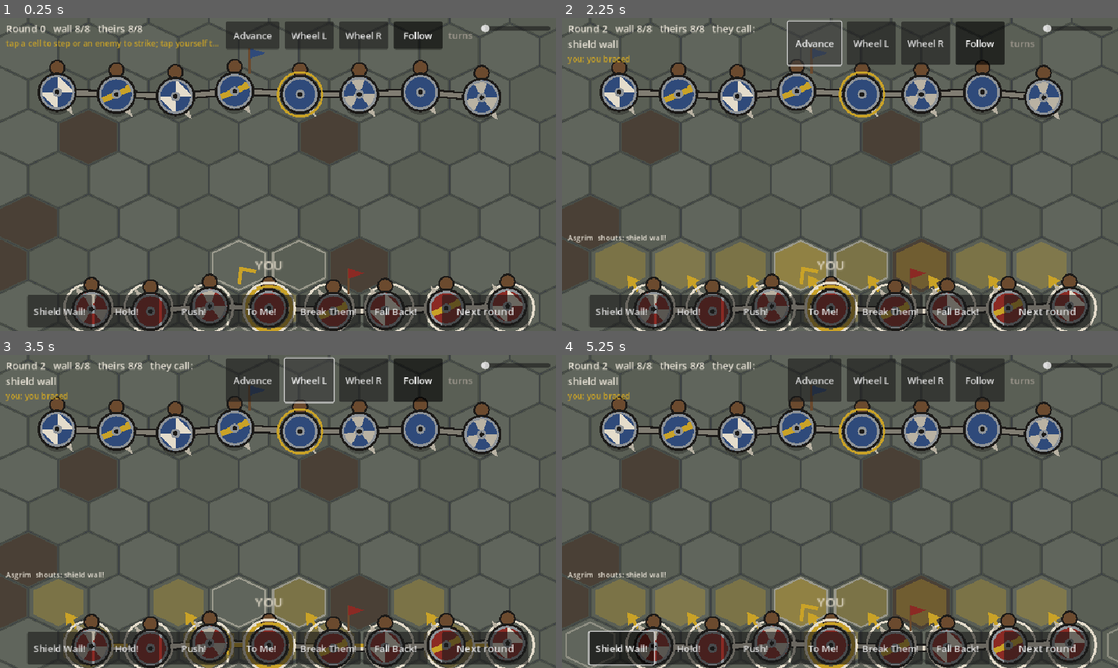
Above: before the commit, frames 1-4 (two rows, left to right).
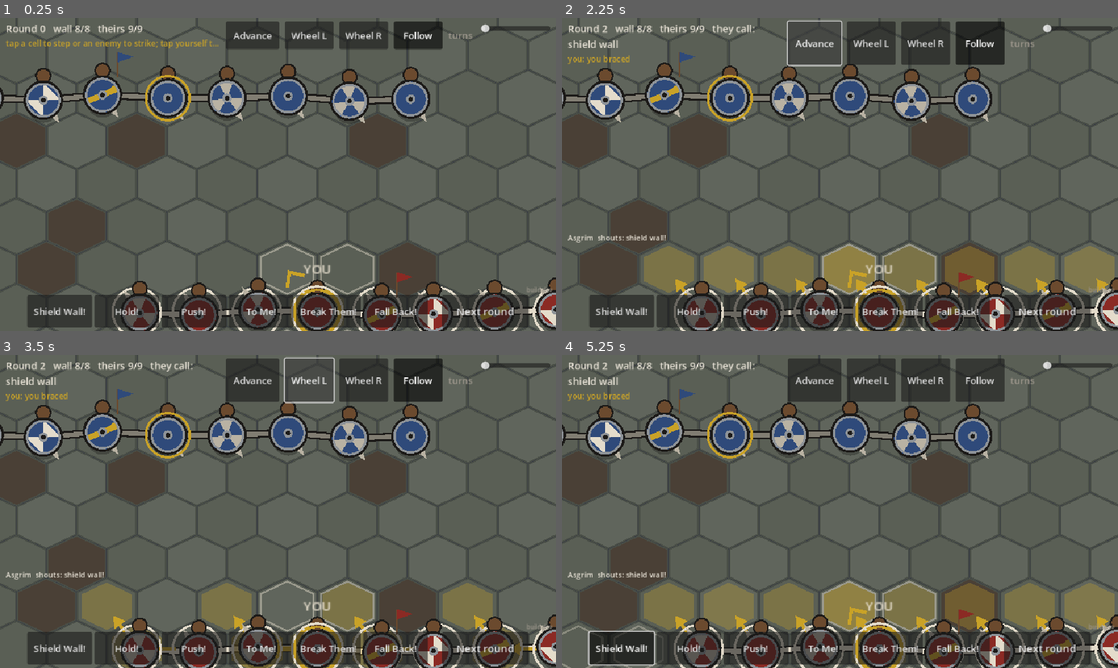
Above: after the commit, the same moments.

Repository: UnlikelyContact/Ringgiver
Game: Godot game, scene res://view/main.tscn
The game is run twice, just before and just after one commit, with the same random seed, the same clock (stepped at 60 frames per second) and the same inputs.
Inputs:
- Up to frame 1 (0.25 s): no input
- Up to frame 2 (2.25 s): click "Next round" at 0.5 s; click "Next round" at 1.25 s; click "Advance" at 2 s
- Up to frame 3 (3.5 s): click "Wheel L" at 2.75 s
- Up to frame 4 (5.25 s): click "Wheel R" at 3.5 s; click "Follow" at 4.25 s; click "Shield Wall!" at 5 s

The runs differ from the first frame. In frame 1, 32% of the frame differs, in the area x 0-100%, y 0-100%; in frame 2, 34%; in frame 3, 37%; in frame 4, 34%.

Commit message:
Fields vary with the seed so the wall has something to bend round; build stamp on the HUD
Two equal lines meeting dead centre engage every man at once and bend
about twice a fight; lines that overlap unevenly bend seven times. The
prototype's skirmish now comes from a shared Scenario builder: the enemy
brings six to ten men, stands up to three hexes off your line, and is
aggressive two times in five. Tools build the same field from the same
seed. The web export writes the short commit into build.txt and the HUD
shows it bottom right.

Co-Authored-By: Claude Fable 5.1 <noreply@anthropic.com>
Claude-Session: https://claude.ai/code/session_01P5EsvQHo48suzdDpxkAELG

Diff:
--- /dev/null
+++ b/game/sim/combat/scenario.gd
@@ -0,0 +1,49 @@
+class_name Scenario
+extends RefCounted
+## The prototype's skirmish: your band of eight against a band drawn from
+## the seed, so no two fields are alike. The enemy's numbers, where their
+## line stands across from yours, and how their leader fights all vary,
+## which is what makes a wall bend: lines that overlap unevenly leave a wing
+## with nobody in front of it, and it swings in round the enemy's end.
+## Tools build the same field from the same seed.
+
+const TIERS := {
+	"equal_green": [CombatTypes.Tier.GREEN, CombatTypes.Tier.GREEN],
+	"green_vs_veteran": [CombatTypes.Tier.GREEN, CombatTypes.Tier.VETERAN],
+	"veteran_vs_green": [CombatTypes.Tier.VETERAN, CombatTypes.Tier.GREEN],
+	"equal_veteran": [CombatTypes.Tier.VETERAN, CombatTypes.Tier.VETERAN],
+}
+
+
+## Returns {battle, ours, theirs, doctrine, offset}. With `vary` false the
+## enemy is eight men, centred, steady: the symmetric field the batches
+## calibrate on.
+static func build(name: String, seed_in: int, rules: CombatRules, vary := true) -> Dictionary:
+	var t: Array = TIERS.get(name, TIERS["equal_green"])
+	var battle := Battle.new(rules, seed_in)
+	var brng := SimRng.new(seed_in).fork("bands")
+	var frng := SimRng.new(seed_in).fork("field")
+	var their_size := 8
+	var offset := 0
+	var doctrine := LeaderAI.Doctrine.STEADY
+	if vary:
+		their_size = frng.randi_range(6, 10)
+		offset = frng.randi_range(-3, 3)
+		doctrine = LeaderAI.Doctrine.AGGRESSIVE if frng.randf() < 0.4 else LeaderAI.Doctrine.STEADY
+	var ours := BandFactory.make_band(brng.fork("a"), 0, 8, t[0], CombatTypes.Armor.NONE, 0, 1)
+	var theirs := BandFactory.make_band(brng.fork("b"), 1, their_size, t[1], CombatTypes.Armor.NONE, 16, 101)
+	# A little mud so the ground has texture.
+	var mr := SimRng.new(seed_in).fork("mud")
+	for i in 6:
+		battle.grid.set_terrain(BattleGrid.from_offset(mr.randi_range(2, 13), mr.randi_range(4, 7)), CombatTypes.Terrain.MUD)
+	# Lines run across the screen: ours below facing north-west, theirs
+	# above facing south-east, five rows apart, theirs shifted along the row.
+	BandFactory.deploy_line(battle.grid, ours, BattleGrid.from_offset(8, 8), Vector2i(0, -1), rules)
+	BandFactory.deploy_line(battle.grid, theirs, BattleGrid.from_offset(8 + offset, 3), Vector2i(0, 1), rules)
+	battle.add_band(ours)
+	battle.add_band(theirs)
+	battle.set_ai(1, LeaderAI.new(doctrine))
+	for side in 2:
+		battle.result.started[side] = battle.active(side).size()
+	ours[0].display_name = "You"
+	return {"battle": battle, "ours": ours, "theirs": theirs, "doctrine": doctrine, "offset": offset}
--- a/game/tools/batch_player.gd
+++ b/game/tools/batch_player.gd
@@ -22,29 +22,7 @@
 
 
 func build(seed_in: int, scenario: String, rules: CombatRules) -> Battle:
-	var tiers := {
-		"equal_green": [CombatTypes.Tier.GREEN, CombatTypes.Tier.GREEN],
-		"green_vs_veteran": [CombatTypes.Tier.GREEN, CombatTypes.Tier.VETERAN],
-		"veteran_vs_green": [CombatTypes.Tier.VETERAN, CombatTypes.Tier.GREEN],
-		"equal_veteran": [CombatTypes.Tier.VETERAN, CombatTypes.Tier.VETERAN],
-	}
-	var t: Array = tiers[scenario]
-	var battle := Battle.new(rules, seed_in)
-	var brng := SimRng.new(seed_in).fork("bands")
-	var ours := BandFactory.make_band(brng.fork("a"), 0, 8, t[0], CombatTypes.Armor.NONE, 0, 1)
-	var theirs := BandFactory.make_band(brng.fork("b"), 1, 8, t[1], CombatTypes.Armor.NONE, 16, 101)
-	var mr := SimRng.new(seed_in).fork("mud")
-	for i in 6:
-		battle.grid.set_terrain(BattleGrid.from_offset(mr.randi_range(2, 13), mr.randi_range(4, 7)), CombatTypes.Terrain.MUD)
-	BandFactory.deploy_line(battle.grid, ours, BattleGrid.from_offset(8, 8), Vector2i(0, -1), rules)
-	BandFactory.deploy_line(battle.grid, theirs, BattleGrid.from_offset(8, 3), Vector2i(0, 1), rules)
-	battle.add_band(ours)
-	battle.add_band(theirs)
-	battle.set_ai(1, LeaderAI.new(LeaderAI.Doctrine.STEADY))
-	for side in 2:
-		battle.result.started[side] = battle.active(side).size()
-	ours[0].display_name = "You"
-	return battle
+	return Scenario.build(scenario, seed_in, rules).battle
 
 
 func in_contact(b: Battle) -> bool:
--- a/game/view/hud.gd
+++ b/game/view/hud.gd
@@ -94,6 +94,16 @@
 	next_btn.add_theme_font_size_override("font_size", 18)
 	next_btn.pressed.connect(_on_next)
 
+	var stamp := Label.new()
+	stamp.text = "build " + _build_stamp()
+	stamp.add_theme_font_size_override("font_size", 10)
+	stamp.add_theme_color_override("font_color", Palette.DIM)
+	stamp.set_anchors_preset(Control.PRESET_BOTTOM_RIGHT)
+	stamp.grow_horizontal = Control.GROW_DIRECTION_BEGIN
+	stamp.grow_vertical = Control.GROW_DIRECTION_BEGIN
+	stamp.offset_right = -6
+	stamp.offset_bottom = -64
+	root.add_child(stamp)
 	var bottom := HBoxContainer.new()
 	bottom.set_anchors_preset(Control.PRESET_BOTTOM_WIDE)
 	bottom.offset_left = 10
@@ -213,6 +223,18 @@
 	_refresh()
 
 
+## The short commit the web build was made from (scripts/export-web.sh
+## writes it); "dev" when running from the editor or a tool.
+func _build_stamp() -> String:
+	if FileAccess.file_exists("res://build.txt"):
+		var f := FileAccess.open("res://build.txt", FileAccess.READ)
+		if f != null:
+			var text := f.get_as_text().strip_edges()
+			if text != "":
+				return text
+	return "dev"
+
+
 func _refresh() -> void:
 	var b := view.battle
 	var mine := view.wall_count(0)
--- a/game/view/main.gd
+++ b/game/view/main.gd
@@ -45,32 +45,10 @@
 	for c in get_children():
 		c.queue_free()
 	var rules := CombatRules.new()
-	battle = Battle.new(rules, p_seed)
-	var brng := SimRng.new(p_seed).fork("bands")
-	var tiers := {
-		"equal_green": [CombatTypes.Tier.GREEN, CombatTypes.Tier.GREEN],
-		"green_vs_veteran": [CombatTypes.Tier.GREEN, CombatTypes.Tier.VETERAN],
-		"veteran_vs_green": [CombatTypes.Tier.VETERAN, CombatTypes.Tier.GREEN],
-		"equal_veteran": [CombatTypes.Tier.VETERAN, CombatTypes.Tier.VETERAN],
-	}
-	var t: Array = tiers.get(p_scenario, tiers["equal_green"])
-	var ours := BandFactory.make_band(brng.fork("a"), 0, 8, t[0], CombatTypes.Armor.NONE, 0, 1)
-	var theirs := BandFactory.make_band(brng.fork("b"), 1, 8, t[1], CombatTypes.Armor.NONE, 16, 101)
-	# A little mud so the ground has texture.
-	var mr := SimRng.new(p_seed).fork("mud")
-	for i in 6:
-		battle.grid.set_terrain(BattleGrid.from_offset(mr.randi_range(2, 13), mr.randi_range(4, 7)), CombatTypes.Terrain.MUD)
-	# Lines run across the screen: ours below facing north-west, theirs
-	# above facing south-east, five rows apart.
-	BandFactory.deploy_line(battle.grid, ours, BattleGrid.from_offset(8, 8), Vector2i(0, -1), rules)
-	BandFactory.deploy_line(battle.grid, theirs, BattleGrid.from_offset(8, 3), Vector2i(0, 1), rules)
-	battle.add_band(ours)
-	battle.add_band(theirs)
-	battle.set_ai(1, LeaderAI.new(LeaderAI.Doctrine.STEADY))
-	for side in 2:
-		battle.result.started[side] = battle.active(side).size()
+	var field := Scenario.build(p_scenario, p_seed, rules)
+	battle = field.battle
+	var ours: Array[Warrior] = field.ours
 	player = ours[0]
-	player.display_name = "You"
 
 	camera = Camera2D.new()
 	camera.zoom = Vector2(2.0, 2.0)
Not shown, changed: game/export_presets.cfg
Not shown, added: game/sim/combat/scenario.gd.uid
Not shown, changed: docs/design/concept.md
Not shown, changed: scripts/export-web.sh
